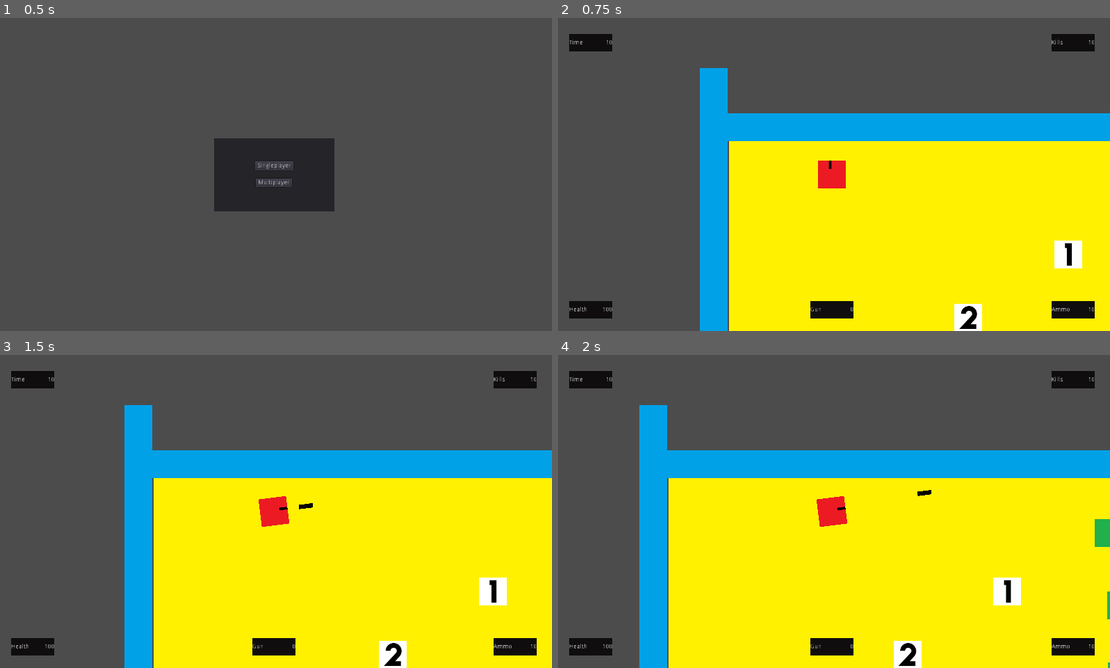
Above: before the commit, frames 1-4 (two rows, left to right).
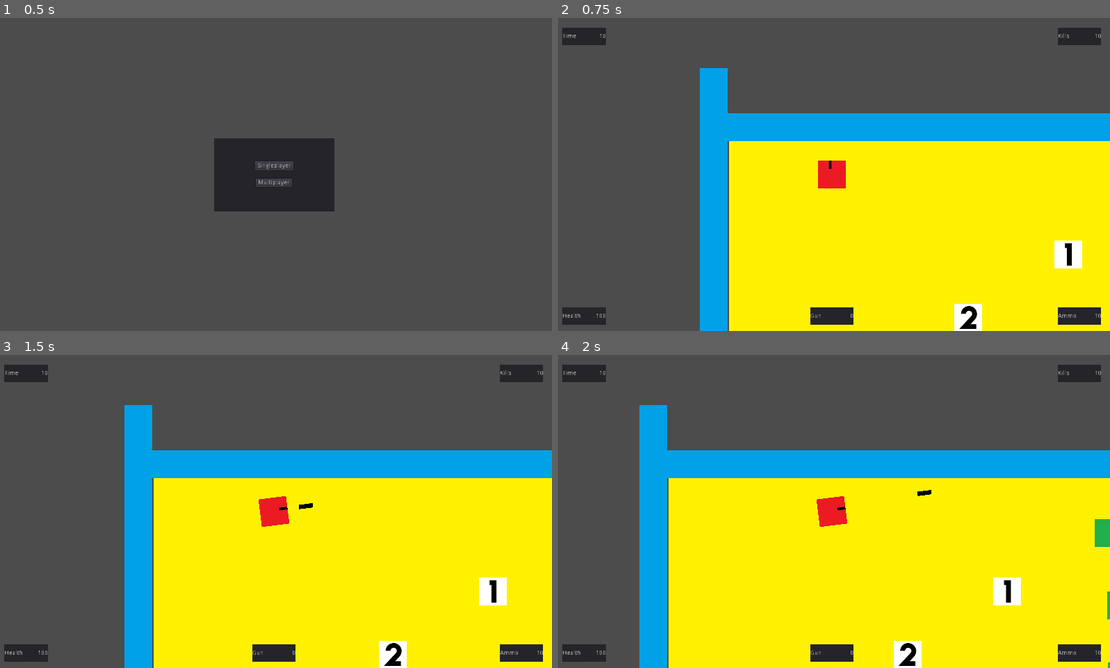
Above: after the commit, the same moments.

Repository: devmcclu/Project-FreeGUN
Game: Godot game, scene res://main_menu/mainmenu.tscn
The game is run twice, just before and just after one commit, with the same random seed, the same clock (stepped at 60 frames per second) and the same inputs.
Inputs (mouse positions are in pixels of both pictures, inside the frame that each line leads up to):
- Up to frame 1 (0.5 s): no input
- Up to frame 2 (0.75 s): click "Singleplayer" at 0.5 s
- Up to frame 3 (1.5 s): tap Enter at 1.25 s; move the mouse to (397, 495) at 1.27 s; hold D (player_move_right) from 1.28 s (still down); click (397, 495) at 1.35 s
- Up to frame 4 (2 s): keep holding D (player_move_right)

Frame 1 is identical in both runs. In frame 2, 3.1% of the frame differs, in the area x 0-99%, y 3-98%; in frame 3, 3.1%; in frame 4, 3.1%.

Commit message:
Remove ISO theme from GUI

Diff:
--- a/gui/GUI.tscn
+++ b/gui/GUI.tscn
@@ -1,15 +1,13 @@
-[gd_scene load_steps=8 format=2]
+[gd_scene load_steps=7 format=2]
 
-[ext_resource path="res://Iso_Dark/iso_dark.theme" type="Theme" id=1]
-[ext_resource path="res://gui/GUI.gd" type="Script" id=2]
-[ext_resource path="res://gui/Timer.tscn" type="PackedScene" id=3]
-[ext_resource path="res://gui/KillCounter.tscn" type="PackedScene" id=4]
-[ext_resource path="res://gui/HealthCounter.tscn" type="PackedScene" id=5]
-[ext_resource path="res://gui/GunName.tscn" type="PackedScene" id=6]
-[ext_resource path="res://gui/AmmoCounter.tscn" type="PackedScene" id=7]
+[ext_resource path="res://gui/GUI.gd" type="Script" id=1]
+[ext_resource path="res://gui/Timer.tscn" type="PackedScene" id=2]
+[ext_resource path="res://gui/KillCounter.tscn" type="PackedScene" id=3]
+[ext_resource path="res://gui/HealthCounter.tscn" type="PackedScene" id=4]
+[ext_resource path="res://gui/GunName.tscn" type="PackedScene" id=5]
+[ext_resource path="res://gui/AmmoCounter.tscn" type="PackedScene" id=6]
 
-
-[node name="GUI" type="MarginContainer"]
+[node name="GUI" type="MarginContainer" index="0"]
 
 anchor_left = 0.5
 anchor_top = 1.0
@@ -25,12 +23,11 @@
 mouse_default_cursor_shape = 0
 size_flags_horizontal = 1
 size_flags_vertical = 1
-theme = ExtResource( 1 )
 custom_constants/margin_right = 20
 custom_constants/margin_top = 20
 custom_constants/margin_left = 20
 custom_constants/margin_bottom = 20
-script = ExtResource( 2 )
+script = ExtResource( 1 )
 _sections_unfolded = [ "Focus", "Hint", "Mouse", "Rect", "Size Flags", "Theme", "custom_constants" ]
 
 [node name="VBoxContainer" type="VBoxContainer" parent="." index="0"]
@@ -58,7 +55,7 @@
 anchor_right = 0.0
 anchor_bottom = 0.0
 margin_right = 1240.0
-margin_bottom = 70.0
+margin_bottom = 40.0
 rect_pivot_offset = Vector2( 0, 0 )
 rect_clip_content = false
 mouse_filter = 1
@@ -68,13 +65,17 @@
 alignment = 0
 _sections_unfolded = [ "Anchor", "Margin", "Rect", "Size Flags" ]
 
-[node name="Timer" parent="VBoxContainer/HBoxContainer2" index="0" instance=ExtResource( 3 )]
+[node name="Timer" parent="VBoxContainer/HBoxContainer2" index="0" instance=ExtResource( 2 )]
 
 margin_left = 0.0
-margin_right = 1106.0
+margin_right = 1128.0
+margin_bottom = 40.0
 size_flags_horizontal = 3
 
-[node name="KillCounter" parent="VBoxContainer/HBoxContainer2" index="1" instance=ExtResource( 4 )]
+[node name="KillCounter" parent="VBoxContainer/HBoxContainer2" index="1" instance=ExtResource( 3 )]
+
+margin_left = 1132.0
+margin_bottom = 40.0
 
 [node name="HBoxContainer" type="HBoxContainer" parent="VBoxContainer" index="1"]
 
@@ -82,7 +83,7 @@
 anchor_top = 0.0
 anchor_right = 0.0
 anchor_bottom = 0.0
-margin_top = 614.0
+margin_top = 644.0
 margin_right = 1240.0
 margin_bottom = 684.0
 rect_pivot_offset = Vector2( 0, 0 )
@@ -94,18 +95,22 @@
 alignment = 0
 _sections_unfolded = [ "Anchor", "Grow Direction", "Margin", "Rect", "Size Flags" ]
 
-[node name="HealthCounter" parent="VBoxContainer/HBoxContainer" index="0" instance=ExtResource( 5 )]
+[node name="HealthCounter" parent="VBoxContainer/HBoxContainer" index="0" instance=ExtResource( 4 )]
 
 margin_left = 0.0
-margin_right = 551.0
+margin_right = 562.0
+margin_bottom = 40.0
 size_flags_horizontal = 3
 
-[node name="GunName" parent="VBoxContainer/HBoxContainer" index="1" instance=ExtResource( 6 )]
+[node name="GunName" parent="VBoxContainer/HBoxContainer" index="1" instance=ExtResource( 5 )]
 
-margin_left = 555.0
-margin_right = 1106.0
+margin_left = 566.0
+margin_right = 1128.0
+margin_bottom = 40.0
 size_flags_horizontal = 3
 
-[node name="AmmoCounter" parent="VBoxContainer/HBoxContainer" index="2" instance=ExtResource( 7 )]
+[node name="AmmoCounter" parent="VBoxContainer/HBoxContainer" index="2" instance=ExtResource( 6 )]
 
 editor/display_folded = true
+margin_left = 1132.0
+margin_bottom = 40.0
